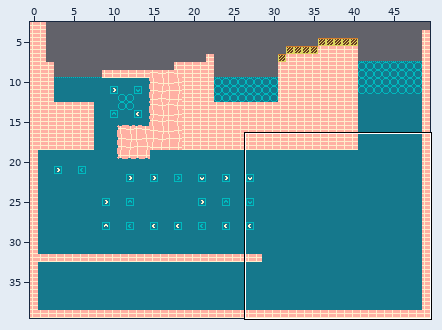
One commit to this Tiled map: content/tilemap/map.tmx. The picture above shows the old version from afar; the outline marks the close-up.
Close-up. The starting point:
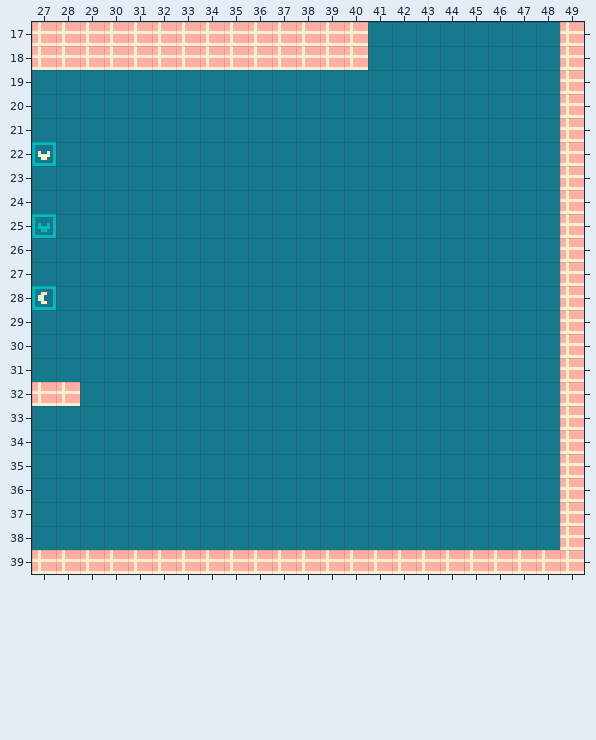
Cells are 8x8 px. Shown: x 27..49, y 17..39. The commit also changed other parts of the map, which this record leaves out.
Now the later version:
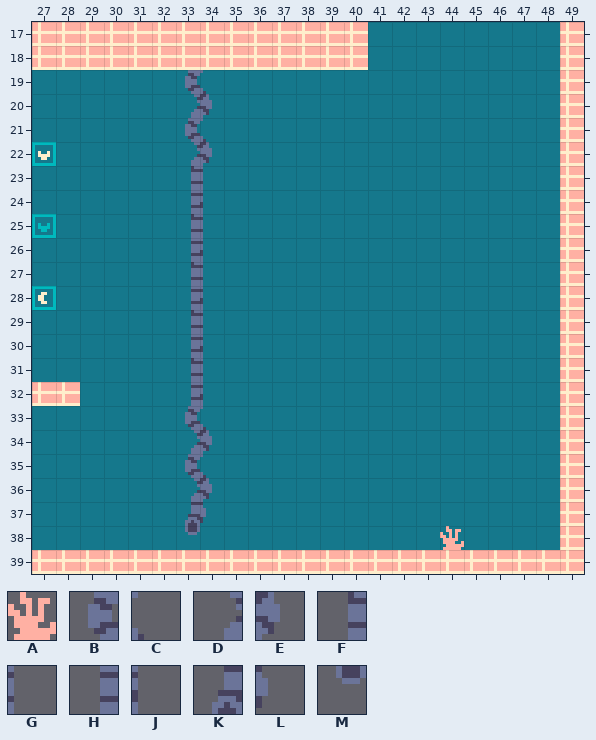
Key: from "panda_tileset": A 144, B 168, C 169, D 184, E 185, F 200, G 201, H 216, J 217, K 232, L 233, M 248.
_ is an empty cell.
Tiles of an added or newly shown layer are drawn over the layers below it.
Diff:
Changed rows in their new state; . is an unchanged cell.
Layer "decorations" (added):
first column x 33:
19 BC..........
20 DE..........
21 BC..........
22 DE..........
23 FG..........
24 HJ..........
25 FG..........
26 HJ..........
27 FG..........
28 HJ..........
29 FG..........
30 HJ..........
31 FG..........
32 HJ..........
33 BC..........
34 DE..........
35 BC..........
36 DE..........
37 KL..........
38 M..........A
Pixel boxes of the changes (left, top, right, bottom) in both close-ups:
added: (185, 70, 212, 535)
added: (440, 526, 464, 550)
